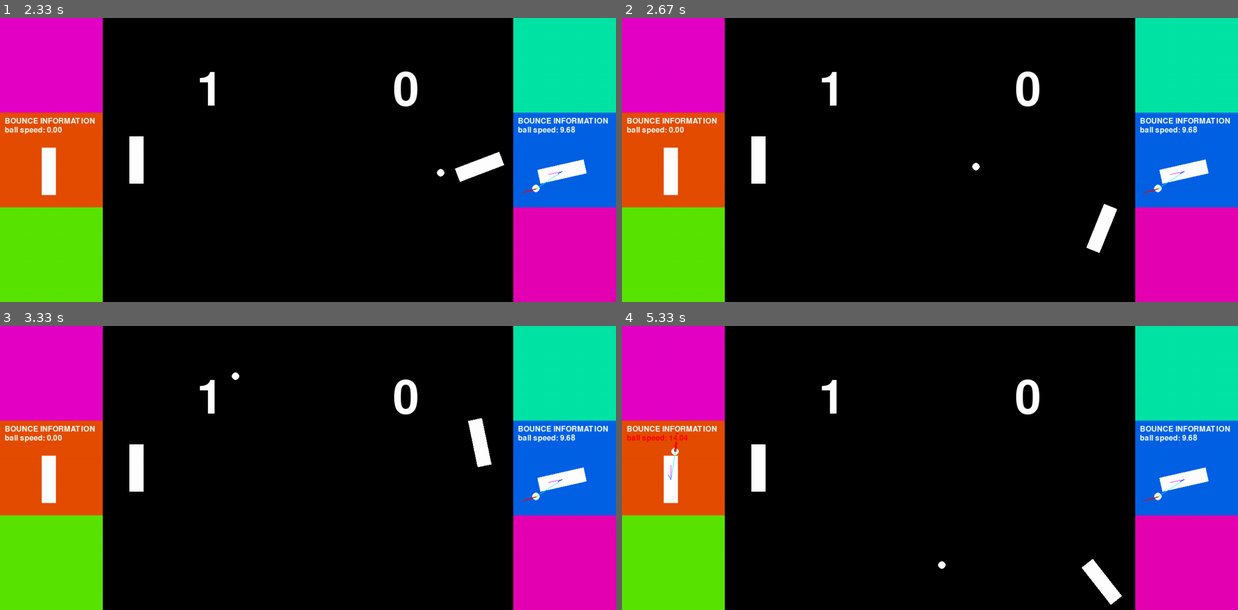
Above: before the commit, frames 1-4 (two rows, left to right).
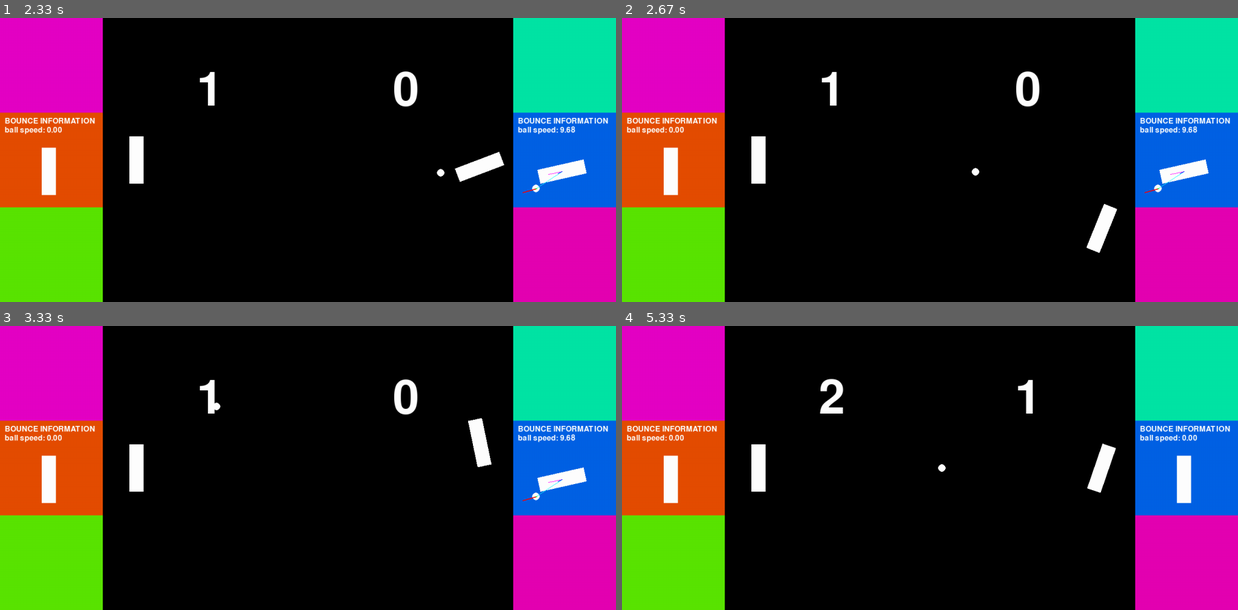
Above: after the commit, the same moments.

Repository: ericxu-25/mugic-pypong
Game: pygame game, started from pypong.py
The game is run twice, just before and just after one commit, with the same random seed, the same clock (stepped at 60 frames per second) and the same inputs.
Inputs:
- Up to frame 1 (2.33 s): hold Right 0.33-0.8 s; hold Up 0.83-1.13 s; tap K at 0.98 s; hold Right 1.17-1.63 s; tap . at 1.32 s; hold Left 1.67-2.2 s; tap I at 1.82 s; hold Down from 2.23 s (still down)
- Up to frame 2 (2.67 s): tap K at 2.38 s; release Down at 2.53 s; hold Left from 2.57 s (still down)
- Up to frame 3 (3.33 s): tap . at 2.72 s; release Left at 2.97 s; hold Up from 3 s (still down); tap I at 3.15 s
- Up to frame 4 (5.33 s): release Up at 3.37 s; hold Right 3.4-4.03 s; tap K at 3.55, 5.12 s; hold Down 4.07-4.43 s; tap . at 4.22 s; hold Left 4.47-4.93 s; tap I at 4.62 s; hold Right from 4.97 s (still down)

Frame 1 is identical in both runs. In frame 2, less than 0.1% of the frame differs, in the area x 56-59%, y 50-56%; in frame 3, less than 0.1%; in frame 4, 2.3%, in the area x 0-96%, y 18-99%.

Commit message:
WIP - adding position tracking to IMUController

Diff:
--- a/mugic_helper.py
+++ b/mugic_helper.py
@@ -33,9 +33,9 @@
 
 # Base Classes
 
-# interface for an IMU device
+# interface for a generic IMU device
 class IMU:
-    # Generic 9-axis Datagram structure
+    # assumes 9-axis Datagram structure
     # Datagram types and structure
     types = [float] * 16
     datagram = (
@@ -46,9 +46,15 @@
         'QW', 'QX', 'QY', 'QZ', # Quaternion angles
     )
 
-    def __init__(self):
-        self._data = deque()
+    def __init__(self, buffer_size=100, smoothing=10):
         self.dirty = False
+        if smoothing == None: smoothing = 1
+        self.smoothing = smoothing
+        if buffer_size == None:
+            print("Warning - IMU unlimited buffer size!")
+            self._data = deque()
+        else:
+            self._data = deque(maxlen=buffer_size)
         self.zero()
 
     @property
@@ -61,17 +67,23 @@
     def dirty(self, val):
         self._dirty = bool(val)
 
-    def peekDatagram(self, raw=False):
+    def peekDatagram(self, raw=False, smooth=True):
         if len(self._data) == 0: return None
-        datagram = self._data[-1].copy()
-        if raw: return datagram
-        return self._calibrate(datagram)
-
-    def popDatagram(self, raw=False):
+        if not smooth:
+            datagrams = list(self._data[-1].copy())
+        else:
+            datagrams = [self._data[-i].copy() for i in range(min(len(self._data), self.smoothing))]
+        return self._smooth(datagrams, raw)
+
+    def popDatagram(self, raw=False, smooth=True):
         if len(self._data) == 0: return None
-        datagram = self._data.pop()
-        if raw: return datagram
-        return self._calibrate(datagram)
+        datagrams = [self._data.pop()]
+        if not smooth:
+            return self._smooth(datagrams, raw)
+        for i in range(self.smoothing):
+            if i+1 > len(self._data): break
+            datagrams.append(self._data[-i-1])
+        return self._smooth(datagrams, raw)
 
     def popDatagrams(self, raw=False):
         datagrams = self._data.copy()
@@ -117,6 +129,29 @@
         datagram['QZ'] = calibrated_quat.z
         return datagram
 
+    # returns smoothed datagram via moving average
+    def _smooth(self, datagrams, raw=False):
+        if len(datagrams) == 1:
+            if raw: return datagrams[0]
+            return self._calibrate(datagrams[0])
+        smoothed_datagram = datagrams[0]
+        for datagram in datagrams[1:]:
+            for value in self.__class__.datagram:
+                smoothed_datagram[value] += datagram[value]
+        for value in self.__class__.datagram:
+            smoothed_datagram[value] /= len(datagrams)
+        # technically should use nlerp, but
+        # moving average should work fine with close quat values
+        # as long as we make sure to normalize it
+        norm_quat = IMU.to_quaternion(smoothed_datagram).normalise()
+        smoothed_datagram['QW'] = norm_quat.w
+        smoothed_datagram['QX'] = norm_quat.x
+        smoothed_datagram['QY'] = norm_quat.y
+        smoothed_datagram['QZ'] = norm_quat.z
+        if raw: return smoothed_datagram
+        return self._calibrate(smoothed_datagram)
+
+
     @staticmethod
     def to_quaternion(datagram):
         if datagram['QW'] == 0: return quat.Quaternion(1, 0, 0, 0)
@@ -125,6 +160,8 @@
 
 # TODO add methods to map datagrams to understandable motions
 # methods to add:
+# * Madgwick Filter? - no quats are done for us
+# * current state (position + datagram)
 # * accel, orientation, quat_orientation, gyro
 # * movingLeft, movingRight, movingUp, movingDown
 # * flippingLeft, flippingRight, flippingForward, flippingBack
@@ -132,10 +169,9 @@
 # * facingUp, facingDown
 # * compassAngle
 class IMUController(IMU):
-    def __init__(self, max_buffer=1000):
-        super().__init__()
+    def __init__(self, buffer_size=20):
+        super().__init__(buffer_size)
         self._connected = False
-        self.max_buffer = max_buffer
 
     @classmethod
     def _parse_datagram(cls, *values):
@@ -146,8 +182,6 @@
     def _callback(self, *values):
         datagram = self._parse_datagram(*values)
         self._data.appendleft(datagram)
-        if self.max_buffer and len(self._data) > self.max_buffer:
-            self._data.pop()
         self._dirty = True
         self._connected = True
 
@@ -161,11 +195,6 @@
             super().calibrate(*args)
         self._dirty = True
 
-#  connected          - gets connection status of the mugic device
-#  get_datagram       - get the next datagram from the mugic device
-#  get_datagrams      - get the all the datagrams from the mugic device
-#  calibrate          - set calibration data
-#  get_image          - gets the 3d visualization of the mugic device
 class MugicDevice(IMUController):
     # Datagram signature
     types= [float if t == 'f' else int for t in 'fffffffffffffffffiiiiifi']
@@ -182,8 +211,8 @@
         'seqnum', # messagesequence number
     )
 
-    def __init__(self, port=4000, max_buffer=1000):
-        super().__init__(max_buffer)
+    def __init__(self, port=4000, buffer_size=20):
+        super().__init__(buffer_size)
         self.port = port
         self._mugic_init()
         return
@@ -200,8 +229,8 @@
 
 # mock mugic device - used to simulate a mugic device
 class MockMugicDevice(MugicDevice):
-    def __init__(self, port=None, datafile=None, max_buffer=None):
-        super().__init__(port, max_buffer)
+    def __init__(self, port=None, datafile=None, buffer_size=None):
+        super().__init__(port, buffer_size)
         self._datafile = datafile
         address = '127.0.0.1'
         self._osc_client = OSCClient(address, port)
@@ -236,13 +265,13 @@
         if not self._datagram_is_ready(top): return False
         return True
 
-    def popDatagram(self, raw=False):
+    def popDatagram(self, raw=False, smooth=True):
         if not self._next_datagram_is_available(): return None
-        return super().popDatagram(raw)
-
-    def peekDatagram(self, raw=False):
+        return super().popDatagram(raw, smooth)
+
+    def peekDatagram(self, raw=False, smooth=True):
         if not self._next_datagram_is_available(): return None
-        return super().peekDatagram(raw)
+        return super().peekDatagram(raw, smooth)
 
     def popDatagrams(self, raw=False):
         datagrams = deque()
@@ -342,8 +371,8 @@
         self._image_cube += (-0.5, -0.5, -0.5)
         self._image_cube *= (0.8, 0.5, 0.2)
         self._image_accel = graph3d.Axis(Color.red, width = 2)
-        self._image_magnet = graph3d.Axis(Color.blue, width = 2) * (0.1, 0.1, 0.1)
-        self._image_gyro = graph3d.Axis(Color.green, width = 2) * (0.2, 0.2, 0.2)
+        self._image_gyro = graph3d.Axis(Color.blue, width = 2)
+        self._image_magnet = graph3d.Axis(Color.white, width = 2) * (0.1, 0.1, 0.1)
         self._camera = graph3d.Camera()
         self._image_rotationx = -pi/2
         self._image_rotationy = pi/2
@@ -351,13 +380,13 @@
         #self._image_rotationy = 0
         self._camera.rotateY(self._image_rotationy)
         self._camera.rotateX(self._image_rotationx)
-        self._camera["cube"] = self._image_cube
         self._camera["accel"] = self._image_accel
         self._camera["compass"] = self._image_magnet
         self._camera["gyro"] = self._image_gyro
+        self._camera["cube"] = self._image_cube
         self._camera["axes"] = graph3d.Axes(Color.red, Color.green, Color.blue)
 
-    def getImage(self, w=None, h=None):
+    def getImage(self, w=None, h=None, datagram=None):
         w, h = self._set_image_size(w, h)
         if not self._imu.dirty: return self._image
         try:
@@ -368,7 +397,8 @@
             return self.getImage(w, h)
         self.image.fill(Color.black)
         # apply datagram transformations
-        datagram = self._imu.peekDatagram()
+        if datagram == None:
+            datagram = self._imu.peekDatagram()
         if datagram is not None:
             # Y and X switched
             data_quat = quat.Quaternion(
@@ -385,14 +415,14 @@
                     _log_scale(datagram['MY']),
                     _log_scale(datagram['MZ']))
             gyro_data = quat.Vector(
-                    _log_scale(datagram['GX']),
-                    _log_scale(datagram['GY']),
-                    _log_scale(datagram['GZ']))
+                    _log_scale(datagram['GX']/360.0),
+                    _log_scale(datagram['GY']/360.0),
+                    _log_scale(datagram['GZ']/360.0))
             #print(quat.euler(data_quat))
-            self._camera["cube"] = self._image_cube @ data_quat
             self._camera["accel"] = self._image_accel * accel_data
             self._camera["gyro"] = self._image_gyro * gyro_data
             self._camera["compass"] = self._image_magnet * magnet_data
+            self._camera["cube"] = self._image_cube @ data_quat # + (quat.Vector(1, 0, 0) * accel_data)
         self._camera.show(self.image)
         return self.image
 
@@ -502,11 +532,12 @@
         elif state[pygame.K_c]:
             mugic_device.calibrate(*last_datagram)
 
-        datagram = mugic_device.peekDatagram(raw=True)
-        if datagram is not None:
-            last_datagram = datagram.values()
+        next_datagram = mugic_device.peekDatagram(raw=True)
+        if next_datagram is not None and next_datagram.values() != last_datagram:
+            last_datagram = next_datagram.values()
             frames += 1
             mugic_device.dirty = True
+            fps_value = ((frames*1000)/(pygame.time.get_ticks()-ticks))
 
         if mugic_device.dirty:
             mugic_image = mugic_display.getImage()
@@ -519,7 +550,6 @@
             mugic_device.dirty = False
         else:
             time.sleep(.01)
-        fps_value = ((frames*1000)/(pygame.time.get_ticks()-ticks))
         fps_text.setText(round(fps_value, 3))
         pygame.display.flip()
     pygame.quit()
--- a/mugic_pygame_helpers.py
+++ b/mugic_pygame_helpers.py
@@ -12,6 +12,7 @@
 # * debug windows (1: game, 2: controller, 3: more controller)
 # * mugic controller module (calibration + implementation)
 # * springy striker (striker x velocity)
+# * sprite coloring support (ball color, striker color)
 # * port to godot
 
 # GLOBALS
--- a/pypong.py
+++ b/pypong.py
@@ -348,7 +348,7 @@
         self.spin += (abs(striker_normal.x)) * spin_mod
         self.spin *= striker.elasticity
         # modification 3: striker rotation
-        self.spin += striker.rot_velocity / 4
+        self.spin += striker.rot_velocity / 6
         rotate_hit_vector = self._rotateHitOnStriker(striker)
         final_vector += rotate_hit_vector
         # stuck-proofing
